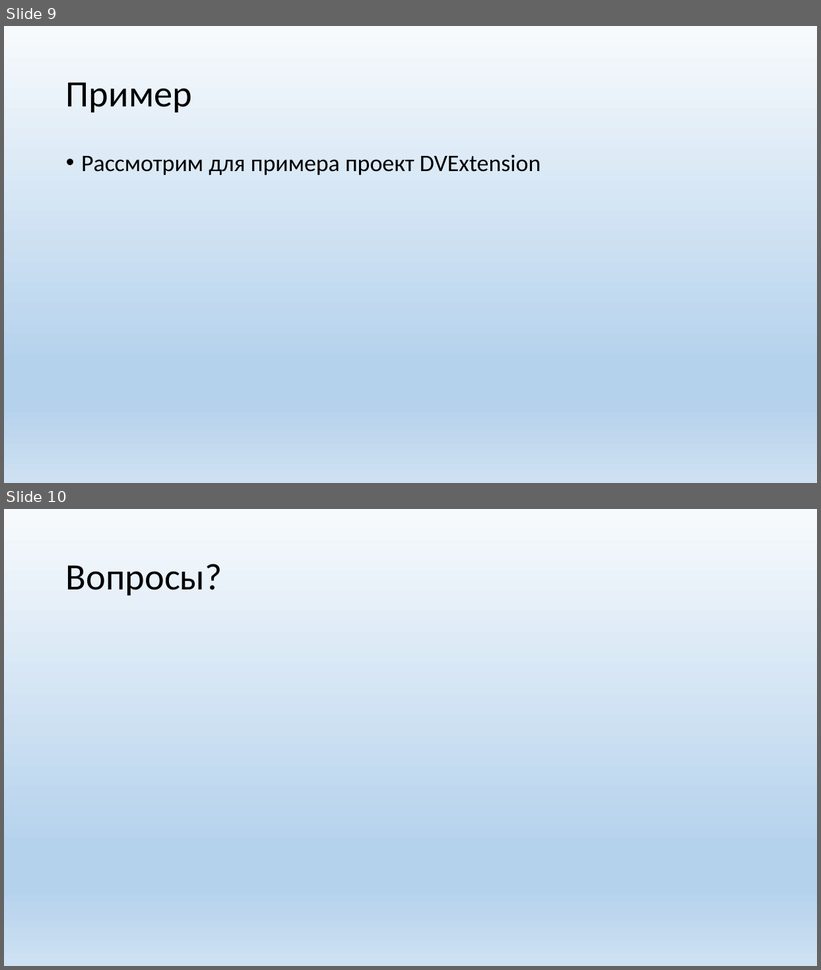
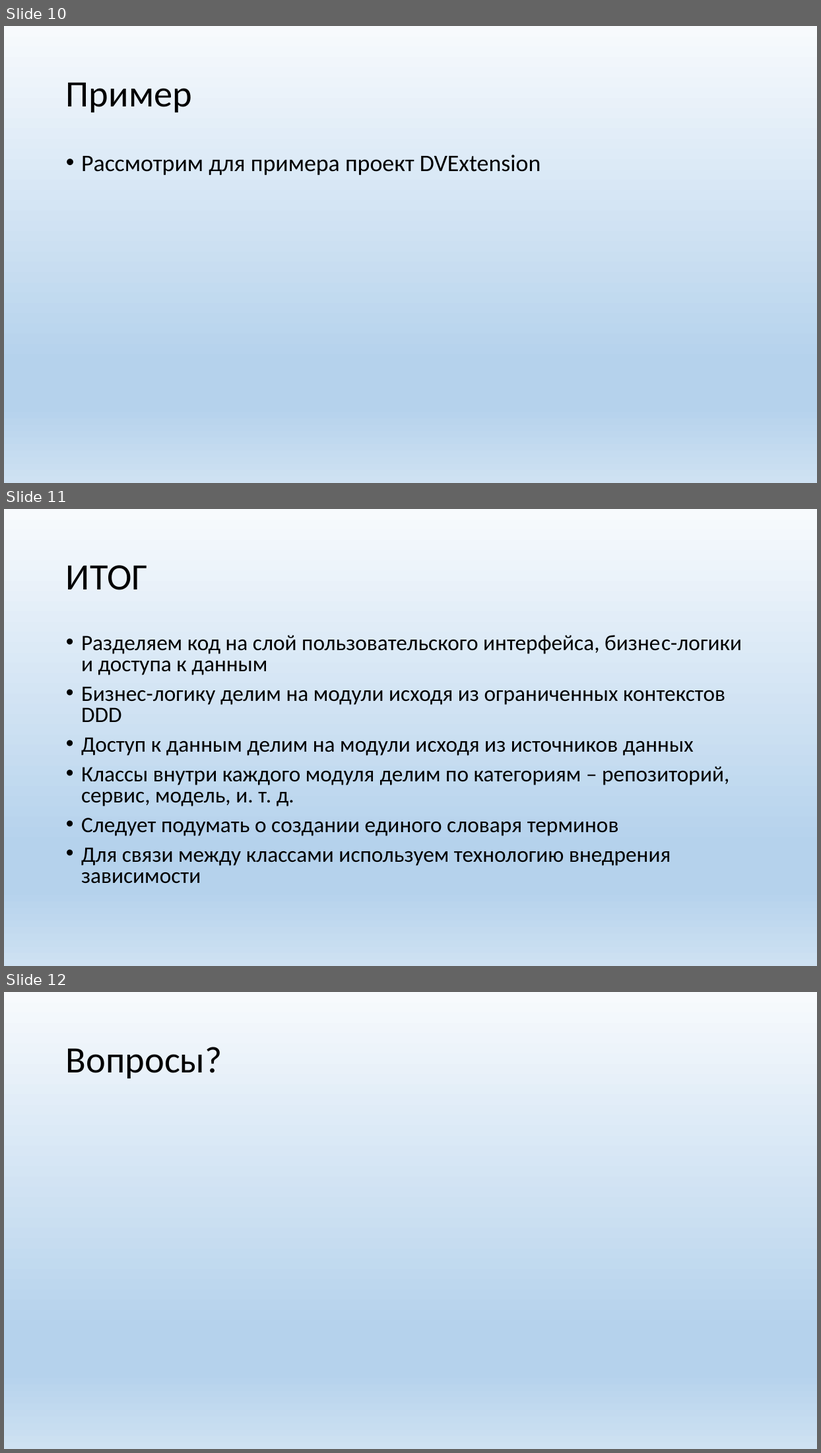
Before and after one commit to sergeyryskulov/Presentations, a slide deck: 10. Стандарты группы DocsVision/Стандарты на архитектуру кода группы DocsVision.pptx. Shown one above the other, each under a label of ours: slides 9 and 10 before the commit, slides 10, 11 and 12 after it. The pictures are 821x970 and 821x1453 pixels, drawn with LibreOffice and Linux fonts; fonts in the diff are those of the drawing. Boxes give left, top, right and bottom in pixels: in the first picture for what was removed or moved away, otherwise in the second. Text is boxed around its words. In the diff, an @@ line names an element or a change of style, - is before the commit and + after.

```diff
--- a/10. Стандарты группы DocsVision/Стандарты на архитектуру кода группы DocsVision.pptx
+++ b/10. Стандарты группы DocsVision/Стандарты на архитектуру кода группы DocsVision.pptx
@@ slide 11 added at (x1=4, y1=509, x2=817, y2=966), background gradient #F7FAFD to #B5D2EC to #CEE1F2 @@
@@ title added at (x1=66, y1=565, x2=148, y2=590), 44 pt, text #000000 @@
+ИТОГ
@@ text added at (x1=81, y1=635, x2=742, y2=884), 26 pt, text #000000 @@
+• Разделяем код на слой пользовательского интерфейса, бизнеc-логики и доступа к данным
+• Бизнес-логику делим на модули исходя из ограниченных контекстов DDD
+• Доступ к данным делим на модули исходя из источников данных
+• Классы внутри каждого модуля делим по категориям – репозиторий, сервис, модель, и. т. д.
+• Следует подумать о создании единого словаря терминов
+• Для связи между классами используем технологию внедрения зависимости
@@ what was slide 9 is now slide 10 @@
@@ what was slide 10 is now slide 12 @@
```
Also in this commit, not shown: 3 slides changed, 3 other slides added, 2 slides removed.
